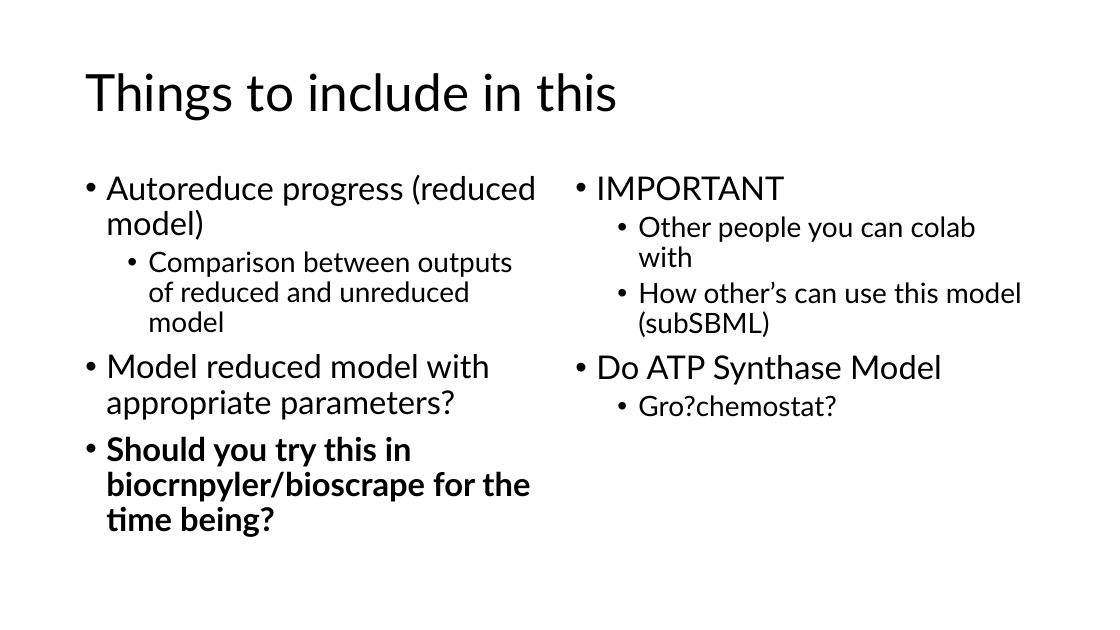
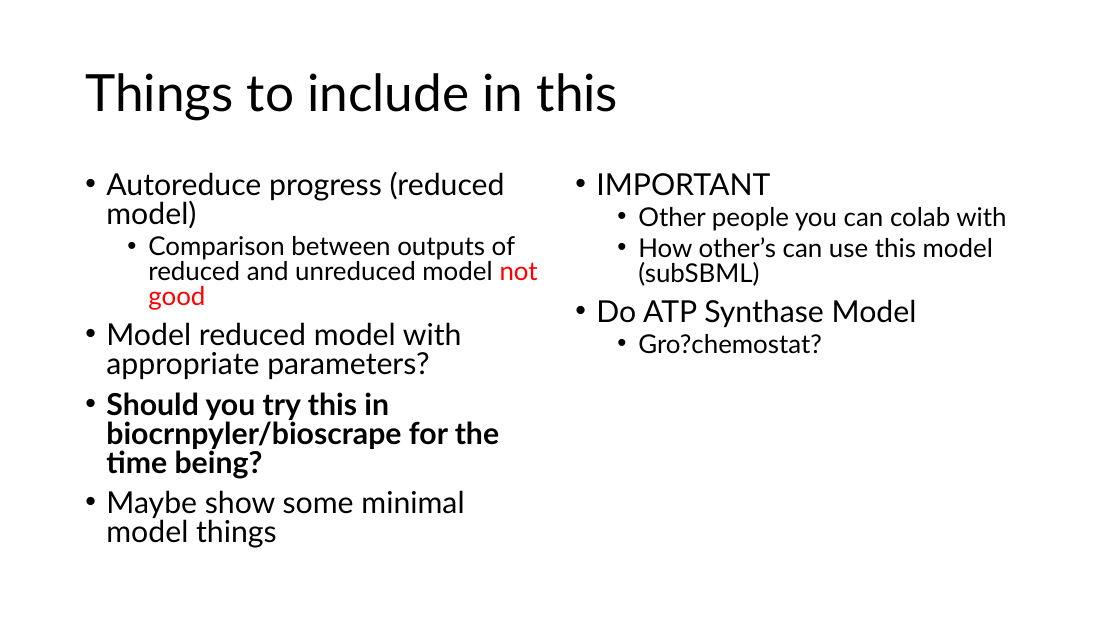
Before and after one commit to AnkitaRoychoudhury/ug_murray, a slide deck: slide 2 of miscellaneous/presentations/20200715_syncell_mtg.pptx. Drawn at 1120x630 pixels with LibreOffice and Linux fonts; fonts in the diff are those of the drawing. Boxes give left, top, right and bottom in pixels: in the first picture for what was removed or moved away, otherwise in the second. Text is boxed around its words. In the diff, an @@ line names an element or a change of style, - is before the commit and + after.

Commit message:
trying reduced model more

```diff
--- a/miscellaneous/presentations/20200715_syncell_mtg.pptx
+++ b/miscellaneous/presentations/20200715_syncell_mtg.pptx
@@ text at [106,171,505,478]: size 28 to 25.9 pt in "Autoreduce progress (reduced model)", "Model reduced model with appropriate parameters?", "Should you try this in biocrnpyler/bioscrape for ..."; line spacing 0.9 to 0.8 @@
@@ text "IMPORTANT" at [596,173,1006,354]: size 28 to 25.9 pt in "IMPORTANT", "Do ATP Synthase Model"; size 24 to 22.2 pt in "Other people you can colab with", "How other’s can use this model (subSBML)", "Gro?chemostat?"; line spacing 0.9 to 0.8 @@
@@ text at [148,236,538,310]: text changed; size 24 to 22.2 pt @@
-  • Comparison between outputs of reduced and unreduced model
+  • Comparison between outputs of reduced and unreduced model not good
@@ text at [106,490,464,548]: paragraph added @@
+• Maybe show some minimal model things
```
Also in this commit, not shown: 4 other files.
